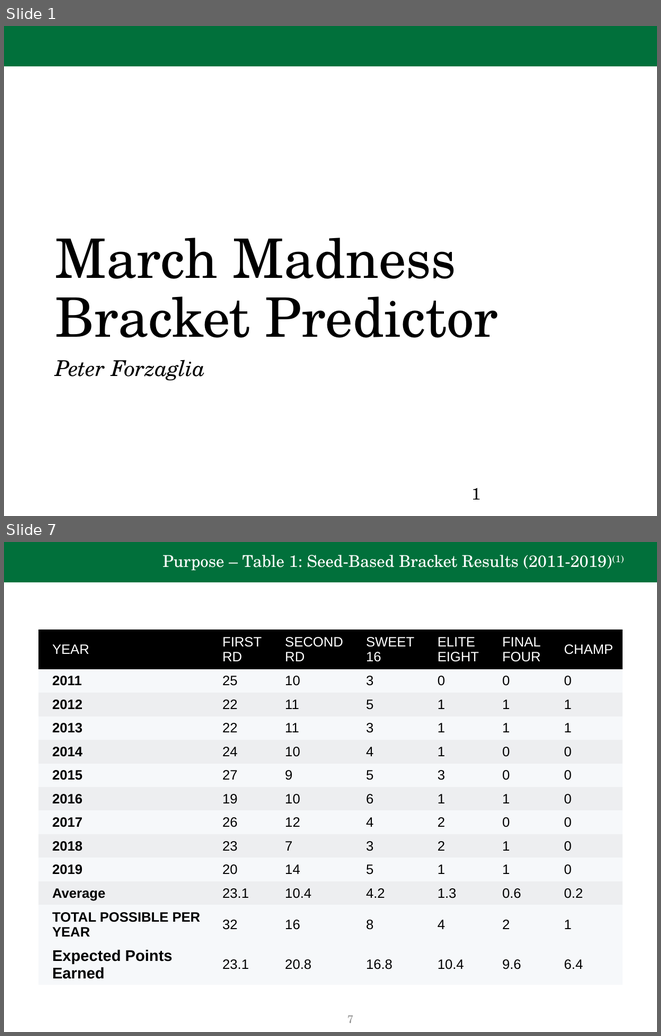
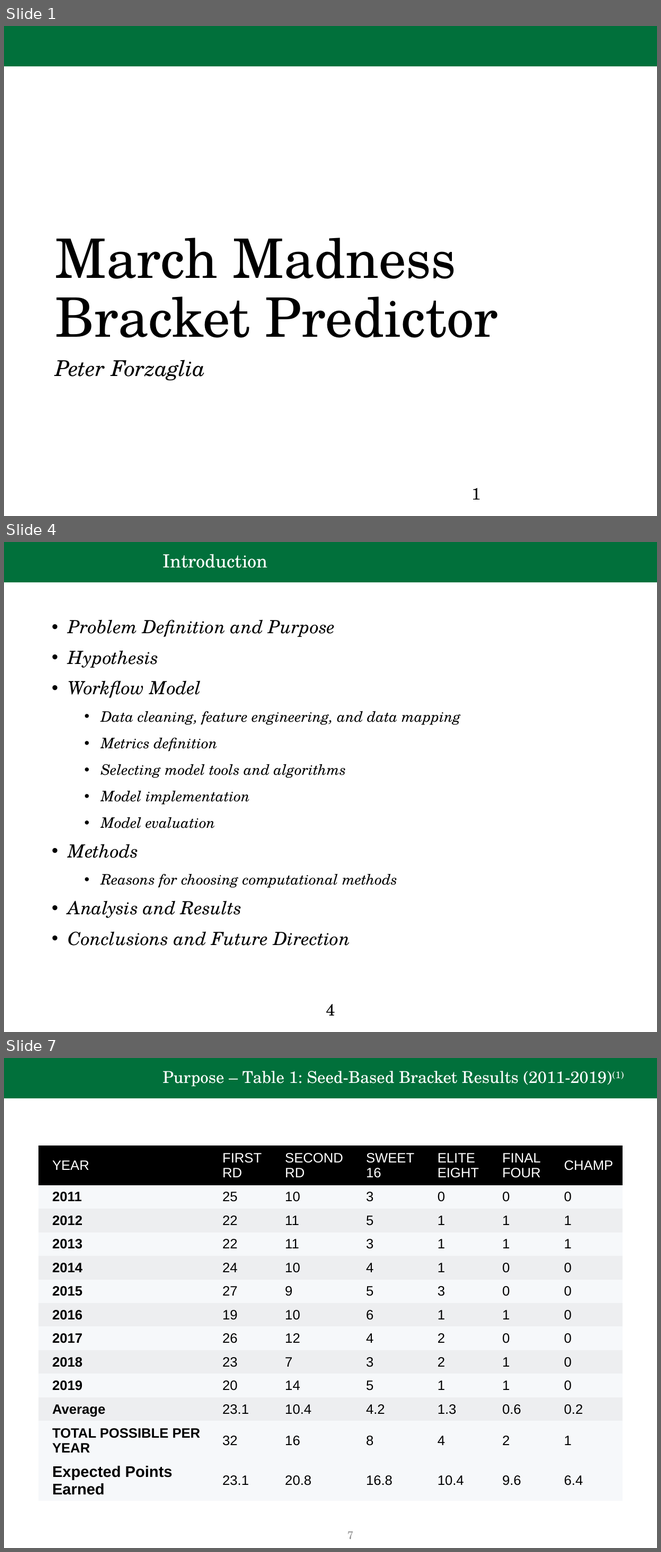
Before and after one commit to pforza/March_Madness_Predictor, a slide deck: Final_Project_Presentation_Forzaglia.pptx. Shown one above the other, each under a label of ours: slides 1 and 7 before the commit, slides 1, 4 and 7 after it; the slides between them are not shown. The pictures are 661x1036 and 661x1552 pixels, drawn with LibreOffice and Linux fonts; fonts in the diff are those of the drawing; background and template pictures are left out. Boxes give left, top, right and bottom in pixels: in the first picture for what was removed or moved away, otherwise in the second. Text is boxed around its words. In the diff, an @@ line names an element or a change of style, - is before the commit and + after.

```diff
--- a/Final_Project_Presentation_Forzaglia.pptx
+++ b/Final_Project_Presentation_Forzaglia.pptx
@@ slide 4 added at box(4, 542, 657, 1032), background #FFFFFF; not listed: 1 template element that a slide beside it also shows @@
@@ title added at box(162, 554, 267, 568), 20 pt, text #FFFFFF @@
+Introduction
@@ text added at box(68, 619, 461, 945), 16 pt, text #000000, italic @@
+• Problem Definition and Purpose
+• Hypothesis
+• Workflow Model
+  • Data cleaning, feature engineering, and data mapping
+  • Metrics definition
+  • Selecting model tools and algorithms
+  • Model implementation
+  • Model evaluation
+• Methods
+  • Reasons for choosing computational methods
+• Analysis and Results
+• Conclusions and Future Direction
@@ page number added at box(326, 1004, 335, 1015), 18 pt, text #000000 @@
+4
```
Also in this commit, not shown: 23 slides changed, 2 other slides added, 2 slides removed.
